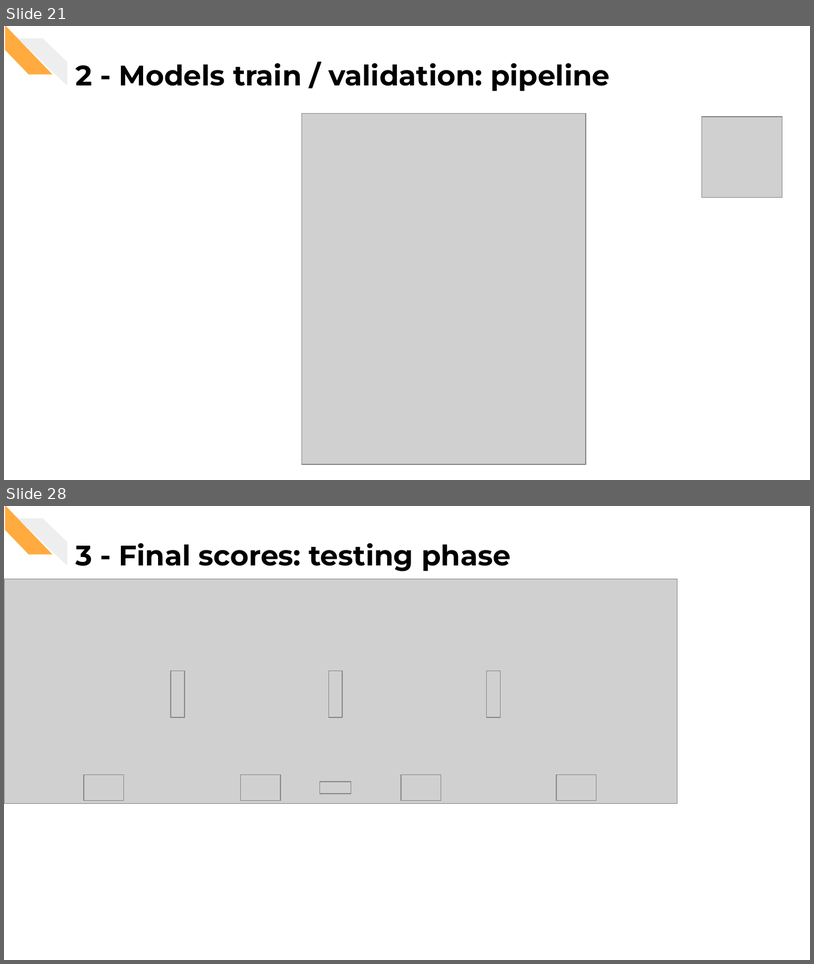
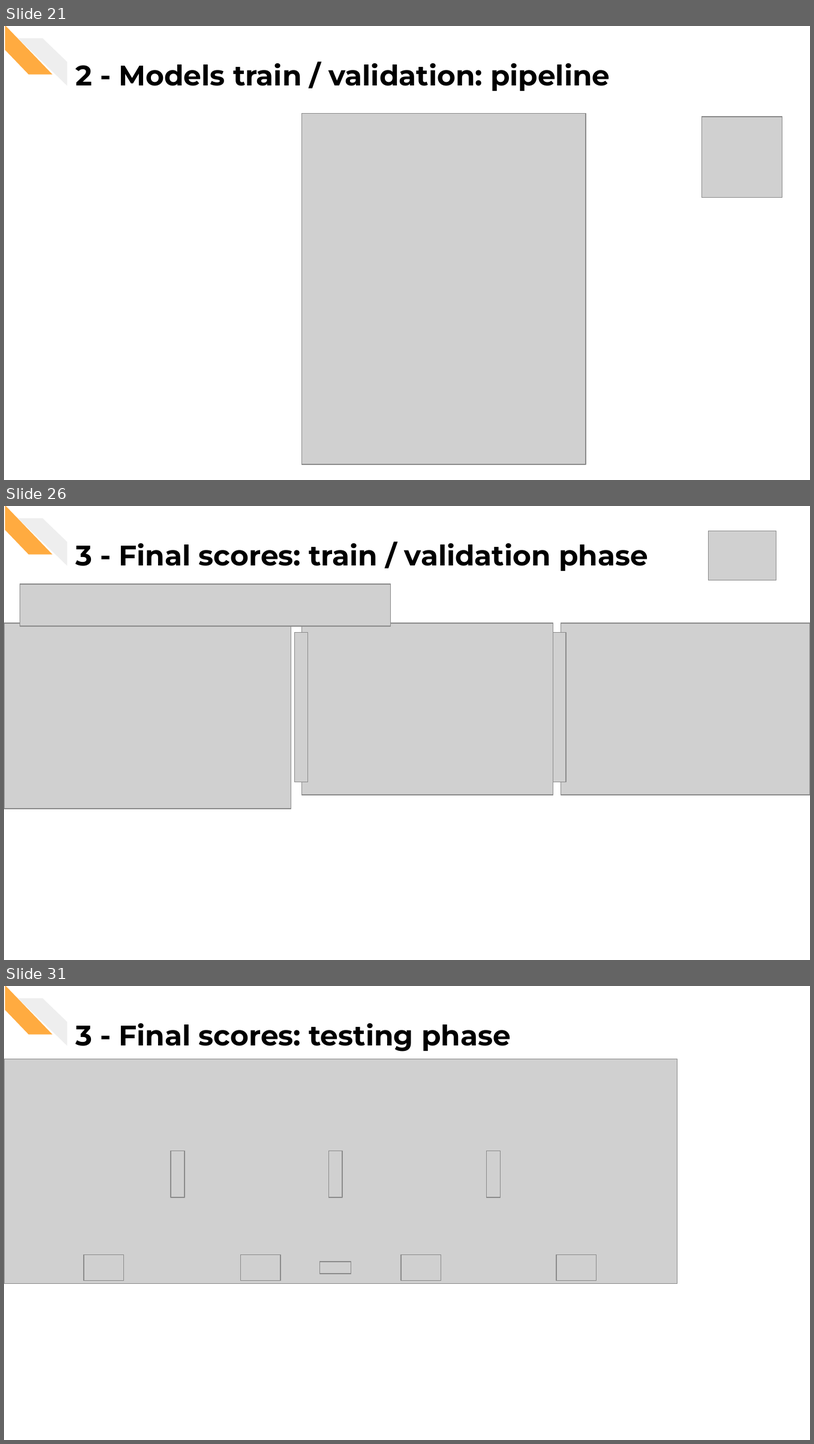
Before and after one commit to CorsiDanilo/bitcoin-price-prediction-with-pyspark, a slide deck: presentation/presentation.pptx. Shown one above the other, each under a label of ours: slides 21 and 28 before the commit, slides 21, 26 and 31 after it; the slides between them are not shown. The pictures are 814x964 and 814x1444 pixels, drawn with LibreOffice and Linux fonts; fonts in the diff are those of the drawing; grey boxes stand for pictures. Boxes give left, top, right and bottom in pixels: in the first picture for what was removed or moved away, otherwise in the second. Text is boxed around its words. In the diff, an @@ line names an element or a change of style, - is before the commit and + after.

```diff
--- a/presentation/presentation.pptx
+++ b/presentation/presentation.pptx
@@ slide 26 added at bbox=[4, 506, 810, 960], background #FFFFFF; not listed: 2 template elements that a slide beside it also shows @@
@@ picture added at bbox=[709, 531, 777, 580] @@
@@ title added at bbox=[75, 543, 648, 571], 25.2 pt, text #000000, bold @@
+3 - Final scores: train / validation phase
@@ picture added at bbox=[20, 584, 391, 626] @@
@@ picture added at bbox=[4, 623, 291, 808] @@
@@ picture added at bbox=[302, 623, 553, 795] @@
@@ picture added at bbox=[561, 623, 810, 795] @@
@@ picture added at bbox=[294, 633, 308, 782] @@
@@ picture added at bbox=[553, 633, 566, 782] @@
@@ what was slide 28 is now slide 31 @@
```
Also in this commit, not shown: 13 slides changed, 2 other slides added, 9 other files.
